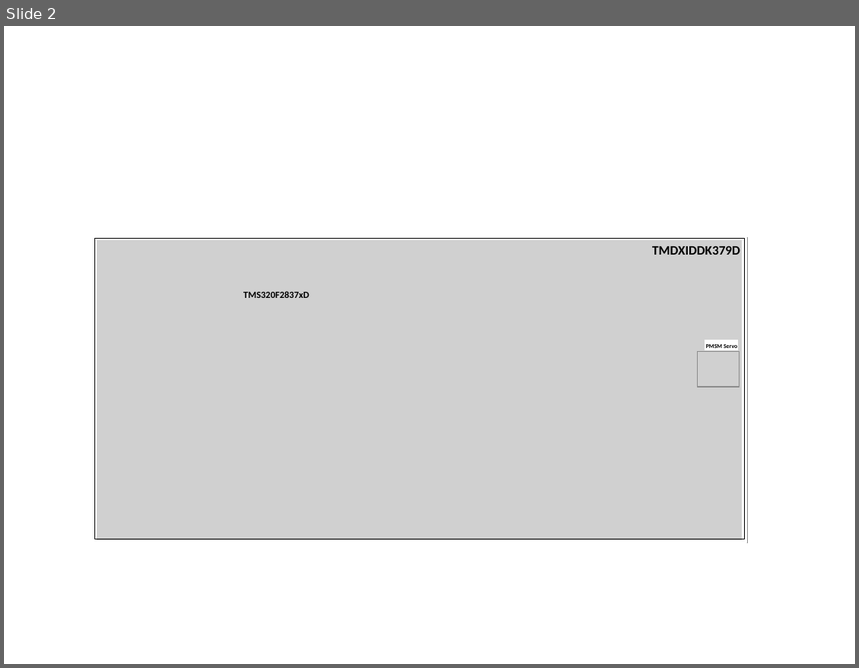
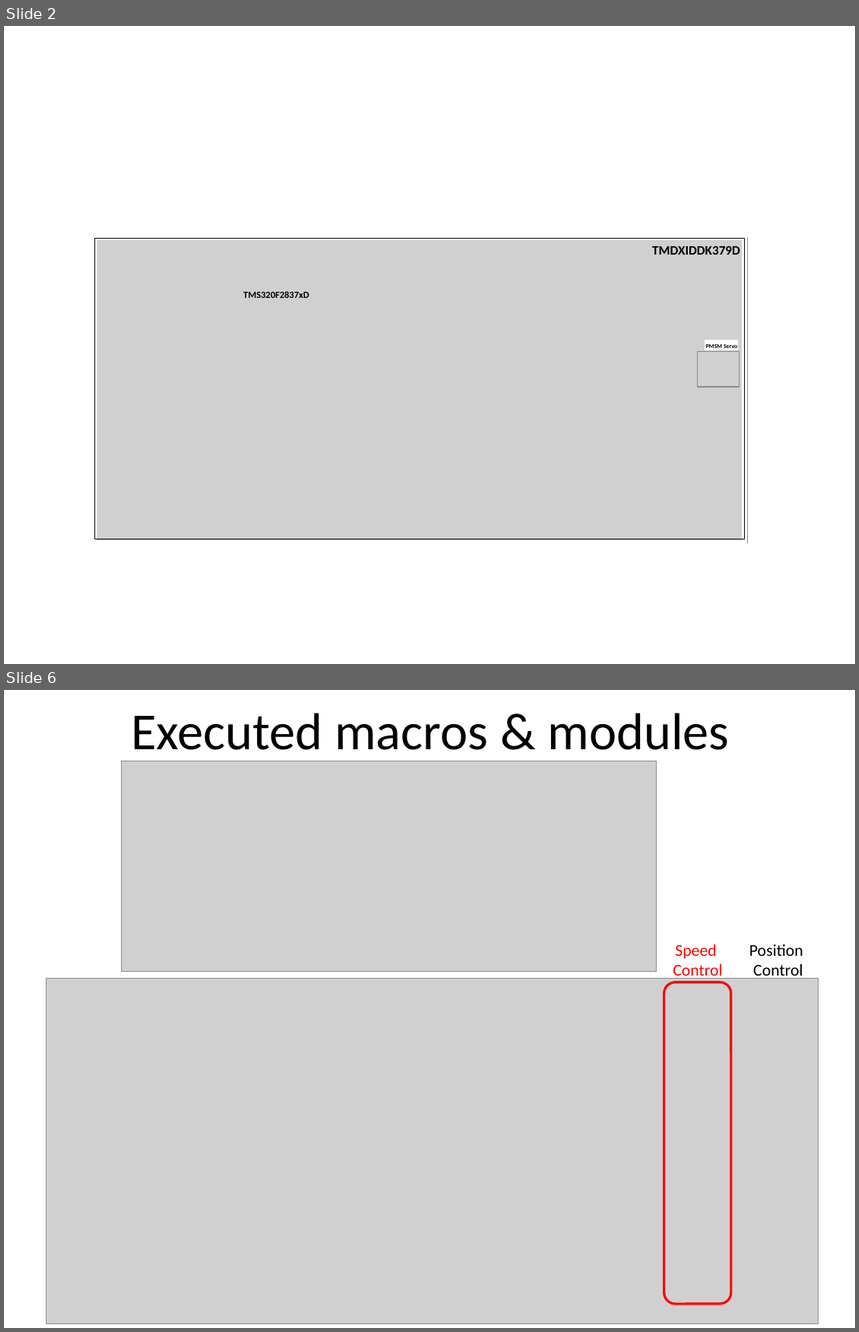
Before and after one commit to SerhatOzkucuk/PhD-Works, a slide deck: Parameter Estimation Works/Embedded coder Paper/IEEETransactions_Word/Figures_embedded coder paper.pptx. Shown one above the other, each under a label of ours: slide 2 before the commit, slides 2 and 6 after it; the slides between them are not shown. The pictures are 859x668 and 859x1332 pixels, drawn with LibreOffice and Linux fonts; fonts in the diff are those of the drawing; grey boxes stand for pictures. Boxes give left, top, right and bottom in pixels: in the first picture for what was removed or moved away, otherwise in the second. Text is boxed around its words. In the diff, an @@ line names an element or a change of style, - is before the commit and + after.

```diff
--- a/Parameter Estimation Works/Embedded coder Paper/IEEETransactions_Word/Figures_embedded coder paper.pptx
+++ b/Parameter Estimation Works/Embedded coder Paper/IEEETransactions_Word/Figures_embedded coder paper.pptx
@@ slide 6 added at [4, 690, 855, 1328], background #FFFFFF @@
@@ title added at [132, 713, 730, 761], 44 pt, text #000000 @@
+Executed macros & modules
@@ picture added at [122, 761, 657, 972] @@
@@ text added at [673, 945, 722, 981], 14 pt, text #FF0000 @@
+Speed
+Control
@@ text added at [750, 945, 804, 981], 14 pt, text #000000 @@
+Position
+Control
@@ picture added at [46, 979, 819, 1324] @@
@@ rounded rectangle added at [664, 983, 732, 1305], outline #FF0000 2 pt @@
```
Also in this commit, not shown: 1 slide changed, 8 other slides added, 5 other files.
